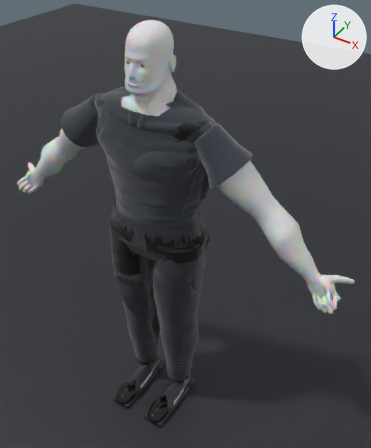
An edit to the Blender file projects/saud-fighter-ue5/Tools/blender/rigs/Boss.blend, drawn before and after from the same camera.
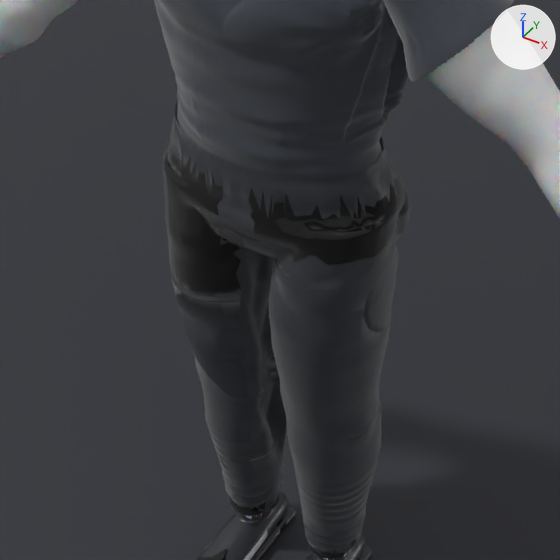
The first picture shows the older version from a 50 mm camera at (1.19, -1.64, 2.66) aimed at (0.1, 0.09, 1.17). The close-ups show the older and then the newer version on the part from 12% to 73% of the width and 35% to 86% of the height of that picture. Only the edits that show in the close-ups are written down. The axes (+X, +Y, +Z) are drawn at upper right. The lights are the same throughout.

The first close-up shows 'Boss', 'Floor'.
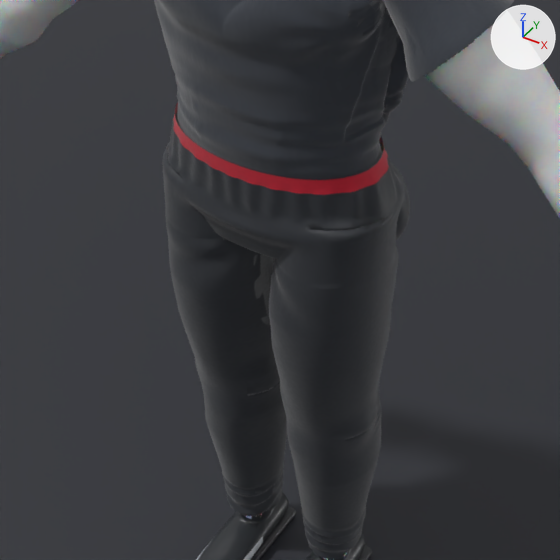
The edits, one by one:
me_boss is used by ob_boss; location (0.0, 0.0, 0.0).
me_boss had 32904 vertices, 45481 faces and spanned x -0.94..0.94, y -0.29..0.18, z 0.0..2.14.
me_boss now has 33052 vertices, 45758 faces and spans x -0.94..0.94, y -0.29..0.18, z 0.0..2.14.
me_boss part 1: 156 vertices moved from x -0.08..0.13, y -0.07..0.11, z 0.43..1.29 to x -0.03..0.13, y -0.07..0.11, z 0.43..1.29; 1 vertex removed from x 0.0, y 0.09, z 1.07; 1 vertex added at x -0.01, y 0.09, z 1.07.
me_boss part 2: 14595 kept faces spanning x -0.92..0.92, y -0.29..0.18, z 0.0..1.81 get new texture (UV) coordinates.
Other edits to the shape of me_boss do not show in these pictures.

Location of each change, (x1, y1, x2, y2) in pixels of the close-ups (560 x 560 px; the box of a moved part takes in the faces that stretch with it):
part 1 of me_boss, moved or reshaped: (247, 249, 286, 460) in both
part 2 of me_boss, surface changed: (162, 102, 410, 560) in both
